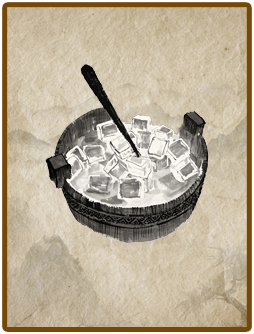
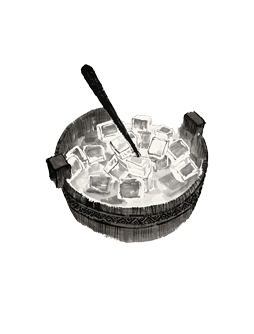
Layer changes from the first 254px x 334px image to the second:
hid "图层 2" over bbox(7, 7, 247, 327)
